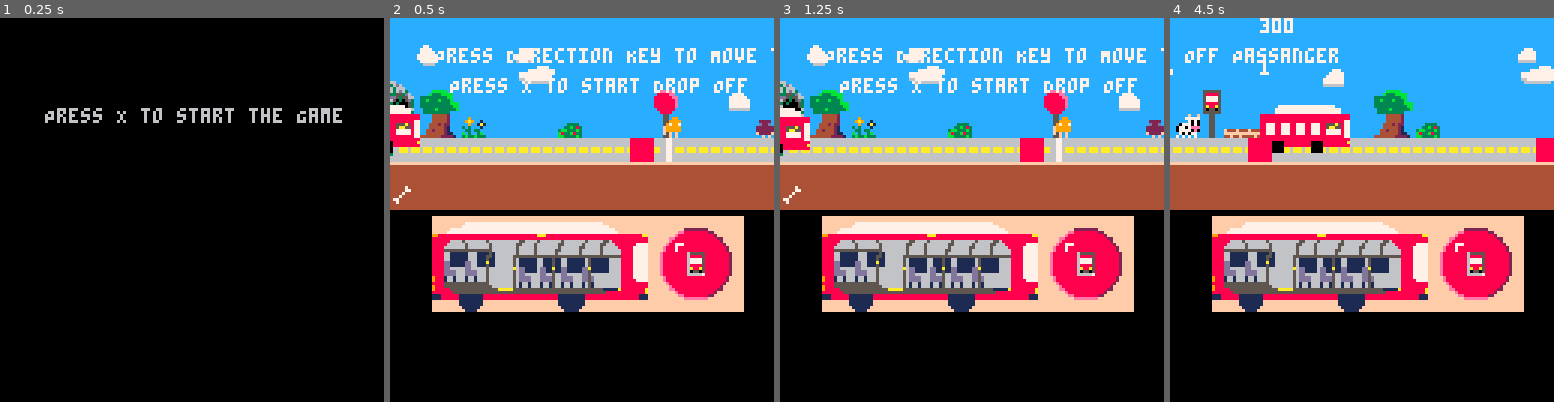
Above: before the commit, frames 1-4 (left to right).
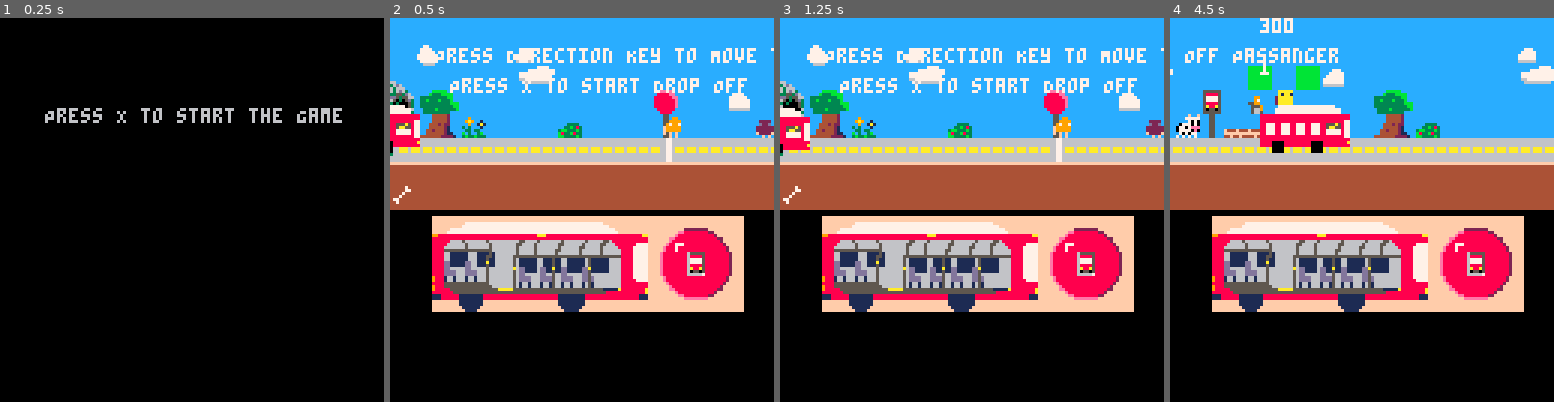
Above: after the commit, the same moments.

Repository: kellyyuweihu/CDM198_Project2
Game: PICO-8 cartridge choo choo.p8
Two runs of this game, one before a commit and one after it. Both use one fixed random seed, a clock stepped at 60 frames per second and the inputs below.
Inputs:
- Up to frame 1 (0.25 s): no input
- Up to frame 2 (0.5 s): tap X (X key) at 0.33 s
- Up to frame 3 (1.25 s): tap X (X key) at 1.07 s
- Up to frame 4 (4.5 s): hold Right 1.6-2.1 s; tap X (X key) at 1.85, 2.97, 4.08 s; hold Up 2.15-2.42 s; hold Right 2.47-3.03 s; hold Left 3.08-3.58 s; hold Right from 4.02 s (still down)

Frame 1 is identical in both runs. In frame 2, 0.4% of the frame differs, in the area x 62-69%, y 31-38%; in frame 3, 0.4%; in frame 4, 1.7%, in the area x 20-100%, y 12-38%.

Commit message:
character pick up/drop off placements
each character is placed on the map above the stop where they will be picked up and dropped off. a red square next to a character represents where a character will be dropped off and a green square is where a character will be picked up. I will upload a final map without the squares and characters

Diff:
--- a/choo choo.p8
+++ b/choo choo.p8
@@ -512,46 +512,46 @@
 0000000088888888ccccccccccccccccccccccccccc999999aaaaaacccc222222eeeeeecccc111111222222c0000000000000000000000000000000000000000
 6d00000088888888cc1111cccc2222cccc9999cccc999999aaaaaaaacc222222eeeeeeeecc111111222222220000000000000000000000000000000000000000
 d100000088888888111111112222222299999999c99999999aaaaaaac22222222eeeeeeec1111111122222220000000000000000000000000000000000000000
-0000000000000000ccccccc222222ccc66666666c99999999aaaaaaa222222222eeeeeeec1111111122222220000000000000000000000000000000000000000
-0000000000000000cccccc22222552cc611611169999999999aaaaaa2222222222eeeeee11111111112222220000000000000000000000000000000000000000
-0000000000000000cccccc222555555c6116111699999999999aaaaa22222222222eeeee11111111111222220000000000000000000000000000000000000000
-0000000000000000cccccc225555555561161116c99999999999aaaac22222222222eeeec1111111111122220000000000000000000000000000000000000000
-0000000000000000cccccc225555555566666666c99999999999aaaac22222222222eeeec1111111111122220000000000000000000000000000000000000000
-0000000000000000ccccccc22666666261161116999999999999aaaa222222222222eeee11111111111122220000000000000000000000000000000000000000
-0000000000000000ccccccc2264461626116111699999999999aaacc22222222222eeecc11111111111222cc0000000000000000000000000000000000000000
-0000000000000000ccccccc22644666266666666c999999999aaccccc222222222eeccccc11111111122cccc0000000000000000000000000000000000000000
+00000000bbbbbbbbccccccc222222ccc66666666c99999999aaaaaaa222222222eeeeeeec1111111122222220000000000000000000000000000000000000000
+00000000bbbbbbbbcccccc22222552cc611611169999999999aaaaaa2222222222eeeeee11111111112222220000000000000000000000000000000000000000
+00000000bbbbbbbbcccccc222555555c6116111699999999999aaaaa22222222222eeeee11111111111222220000000000000000000000000000000000000000
+00000000bbbbbbbbcccccc225555555561161116c99999999999aaaac22222222222eeeec1111111111122220000000000000000000000000000000000000000
+00000000bbbbbbbbcccccc225555555566666666c99999999999aaaac22222222222eeeec1111111111122220000000000000000000000000000000000000000
+00000000bbbbbbbbccccccc22666666261161116999999999999aaaa222222222222eeee11111111111122220000000000000000000000000000000000000000
+00000000bbbbbbbbccccccc2264461626116111699999999999aaacc22222222222eeecc11111111111222cc0000000000000000000000000000000000000000
+00000000bbbbbbbbccccccc22644666266666666c999999999aaccccc222222222eeccccc11111111122cccc0000000000000000000000000000000000000000
 __map__
 0202020202020202020202020202020202020202020202020202028c8d020282830284959602020202020202020202020202020202020202020202020202020202020202020202020202020202020202020202020202020202020202020202020202020202020202020202020202020202020202020202020202020202020282
-02028e0202e1e1e1e1e1e1e102028a0202e1e1e1e1e1e1e1029e029c9d02919293949581a602028a0202e1e1e1e1e1e1e1020202028c8de1e1e1e1e1e102020202e1e1e1e1e1e1e1020202020202020202020202020202020202028c8d02020202020202028a0202020202020202020202020202028c8d02e1e1e1e1e1029192
-af0202029f02e1e1e1e1e1e1e1029a9b0202e1e1e1e1e1e1020202020202a1a2b3b3a58181b4029a9b0202e1e1e1e1e1e1020202029c9d02e1e1e1e1e18a0202020202e1e1e1e1e102028c8d0202020202020202020202028a02029c9d02020202020202029a9b02020202020202020202020202029c9d020202e1e1e10292a2
-ae020202020202020202020202020202020f02020202020202a8a90202a1a2b3b3b3b5b68181b40202020202290202020202a8a9020202a8a9a8a902029a9b0fa8a902020202020202029c9d02020202020202a8a90202029a9b02020202a8a90202020202020202020202020202020f0202020202020202a8a9020202a1aaab
+02028e02020202020202020202028a020202020202020202029e029c9d02919293949581a602028a020202020202020202020202028c8d0202020202020202020202020202020202020202020202020202020202020202020202028c8d02020202020202028a0202020202020202020202020202028c8d020202020202029192
+af0202029f0202020202020202029a9b020202f102f10202020202020202a1a2b3b3a58181b4029a9b0202020202020202020202029c9d0202020202028a0202020202e10202020202028c8d0202020202020202020202028a02029c9d02020202020202029a9b02020202020202020202020202029c9d0202020202020292a2
+ae020202020202020202020202020202020f02060208020202a8a90202a1a2b3b3b3b5b68181b40202020202290202020202a8a9020202a8a9a8a902029a9b0fa8a902060202020202029c9d02020202020202a8a90202029a9b02020202a8a90202020202020202020202020202020f0202020202020202a8a9020202a1aaab
 bf2a0202020202020202020202020212021f1c1c1c1c1c1c2bb8b902b0b1b3b3b3b3b3a5818181b7020202021f3a02020202b8b902022ab8b9b8b9020202021fb8b91c1c1c1c1c2b0202020202020202020212b8b9020202020202020202b8b92a02020202020202020202120202021f1c1c2b2a02020202b8b90212b0b3babb
-be101010101010101010101010101010101010101010101010101010101010101010e1101010101010101010101010101010101010101010101010101010101010101010101010101010101010101010101010101010101010101010e1101010101010101010101010101010101010101010101010101010101010101010bcbd
+be1010101010101010101010101010101010101010101010101010101010101010101010101010101010101010101010101010101010101010101010101010101010101010101010101010101010101010101010101010101010101010101010101010101010101010101010101010101010101010101010101010101010bcbd
 1111111111111111111111111111111111111111111111111111111111111111111111111111111111111111111111111111111111111111111111111111111111111111111111111111111111111111111111111111111111111111111111111111111111111111111111111111111111111111111111111111111111111111
 0101010101010101010101010101010101010101010101010101010101010101010101013901010101010101010101010101010101010101010101010101010101010101010101010101010101010101010101010101010101013901010101010101010101010101010101010101010101010101010101010101010101010101
 0202020202020202020202020202020202020202020202020202020202020202020202020202020202020202020202020202020202020202020202020202020202020202020202020202020202020202020202020202020202020202020202020202020202020202020202020202020202020202020202020202020202020202
 029e0202028a0202020202020202020288890202020202029e020202020202028a0202020202020202020202020202028a020202020202020202888902020202020202028283028502028c8d020202020202020202020202028f02020202020202020202028c8d02020202020202020202020202020202888902020202028283
-af020202029a9b020202020202020202989902020202020202020202020202029a9b0202020202028f020202020202029a9b02020202028a0202989902020202020202919293949596029c9d029e02a8a902020202020202020202020202020202020202029c9d0202020202020202029e020202020202989902020202029293
-aea8a902020202020202020e02029f0202020202020287023a028702870202020202020f020202020202a8a90202020202020e02020202020202020202020f020202a0a1a2b3b3a5a6a70202020287b8b9020f020202a8a902a8a90202a8a9020ea8a9a8a90202a8a9a8a9a8a90f02020202a8a90202020202020e0202a1aaab
+af020202029a9b020202020202020202989902020202020202020202020202029a9b020202f102f18f020202020202029a9b02020202028a0202989902020202020202919293949596029c9d029e02a8a9020202e1020202020202020202020202020202029c9d0202020202020202f19e020202020202989902020202029293
+aea8a902020202020202020e02029f0202020202020287023a028702870202020202020f020a07020202a8a90202020202020e02020202020202020202020f020202a0a1a2b3b3a5a6a70202020287b8b9020f020a02a8a902a8a90202a8a9020ea8a9a8a90202a8a9a8a9a8a90f02050202a8a90202020202020e0202a1aaab
 bfb8b93a020202120202021f020202020212020c86a3a3a3a3a3a3a3a3972a028b02871f1c1c1c2b0202b8b91202020202021f020202020202020202022a1f1c2b02b0b1b3b3b3b5b6b7020286a3a3a3a3971f1c2b02b8b93ab2b9028bb8b9021fb2b9b8b90202b8b9b2b9b8b91f1c1c1c2bb8b902023a0202021f02b0b3babb
-be101010101010101010e11410101010101010101010101010101010101010101010101010e11010101010101010101010e114101010101010101010101010101010101010e110101010101010101010101010101010101010101010101010e1141010101010101010e1101010101010101010101010101010e114101010bcbd
+be1010101010101010101014101010101010101010101010101010101010101010101010101010101010101010101010101014101010101010101010101010101010101010101010101010101010101010101010101010101010101010101010141010101010101010101010101010101010101010101010101014101010bcbd
 1111111111111111111111111111111111111111111111111111111111111111111111111111111111111111111111111111111111111111111111111111111111111111111111111111111111111111111111111111111111111111111111111111111111111111111111111111111111111111111111111111111111111111
 3901010101010101010101010101010101010101010101010101010101010101010101010101010101010101010101010101010101010101010139010101010101010101010101010101010101010101010101010101010101010101010101010101010101010101010101010101010101010101010101010101010101013901
 020202020202020202020202020202020202020202020202020202020202020202020202020202020202020202020202020202020202020202020202020202e4e402020202020202020202020288890202020202020202e2e2020202020202020202020202e5f4d5d5d602020202020202020202020202020202028283028502
 0202020202020202028a02020202020202020202020202020202888902020202028f020202020202028a020202020202020202020202028c8d0202028e02c5d5d5c6020202f40202020202020298990202e302020202c9d9d9ea02020202028a0202020202f5d5d5f4e602020202020288890202020202020202919293949596
-af029f0202020202029a9b0202020202020202020202020202029899020202020202020202020202029a9b0202020202020202020202029c9d0202020202e5d5f4d60202020202f40202020202020202c7d7c8020202e9f4d9da02029e02029a9b02020202e5f4d5d5f6020202020202989902c7c7c802020202a1a2b3b3a5f3
-ae0202020f02020202020202a8a90202021e02020202020202a8a9020202020e020202020202020f02020202020202020202021e02020202020202a8a902e5d5d5e6022902020202020f020202020ef2f4d7d8020202f9d9f4ea020f02020202020e02a8a9e5d5d5f4c6a8a902020f02020202e7d7f4e802a0a1a2b3b3b3a4ab
+af029f020202f102029a9b0202020202020202020202020202029899020202020202020202020202029a9b0202020202020202020202029c9d0202020202e5d5f4d60202020202f4020202e102020202c7d7c8020202e9f4d9da02029ee1029a9b02020202e5f4d5d5f6020202020202989902c7c7c802020202a1a2b3b3a5f3
+ae0202020f02090202020202a8a90202021e02020202020202a8a9020202020e020202020202020f02020202020202020202021e02020202020202a8a902e5d5d5e6022902020202020f020802020ef2f4d7d8020202f9d9f4ea020f02050202020e02a8a9e5d5d5f4c6a8a902020ff10b09e1e7d7f4e802a0a1a2b3b3b3a4ab
 bf0202021f1c1c1c2b3a0202b2b90202021f0202022a3a2a2ab8b92a3a02021f020212020202021f1c1c1c1c2b0202020202021f02020212020202b2b92af5d4d5f6021f0202d402021f1c1c2b021f02f7d4e8120202e9d4d9fa2a1f1c1c1c2b021f12b2b9f5d5d4d5d6b8b902021f1c1c2b2af7d4d7f83ab0b1b3b3b3b3babb
-be1010101010e11010101010101010e11410101010101010101010101010e1141010101010101010101010101010101010e11410101010101010101010101010101010101010101010e1101010e1141010101010101010101010101010101010e11410101010101010101010101010e11010101010101010101010100310bcbd
+be1010101010101010101010101010101410101010101010101010101010101410101010101010101010101010101010101014101010101010101010101010101010101010101010101010101010141010101010101010101010101010101010101410101010101010101010101010101010101010101010101010101010bcbd
 1111111111111111111111111111111111111111111111111111111111111111111111111111111111111111111111111111111111111111111111111111111111111111111111111111111111111111111111111111111111111111111111111111111111111111111111111111111111111111111111111111111111111111
 0101010101010101010101010101010101010101010101010101013901010101010101010101010101010101010101010101010101010101010101010101010101010139010101010101010101010101010101010101010101010101010101010101010101010101010139010101010101010101010101010101010101010101
-0202020202020202020202020202020202020202020202020202020202020202020202020202020202020202020202020202020202020202020202020202020202020202020202020202020202020202020202020202020202020202020202020000000000000000000000000000000000000000000000000000000000000000
-02028c8d02020202020202020202028a0202020202020202020282839f850202020202028c8d0202020202029f02020202020202020202028a0202020202e202020202029e020202020202020202020202020202020202020202028a0202028200000000000000c0c1c1c1c40000000000000000000000000000000000000000
-af029c9d02020202020202020202029a9b020202020202029f91929394959602020202029c9d02020202020202028f0202020202020202029a9b020202c9d9ca0202020202020202a8a902020202020202020202020202020202029a9b8283a1000000000000c3c2c2c2c2c2d300000000000000000000000000000000000000
-ae02020202020202020202040202020202020f0202020202a0a1a2b3b3a5a6a7020202020202020202021e02020202020202020f020202020202020202e9d9f4ea020e022a028702b8b9870287020202020f0202020202020204020202a1aaab000000000000c3c2c2c2c2c2d300000000000000000000000000000000000000
-bf3a0202020202020202121f0202020202021f1c1c1c2b02b0b1b3b3b3b5b6b7020202020202020202021f02120202020202021f1c1c1c1c2b02020212f9d4d9fa021f86a3a3a3a3a3a3a3a3a3972a02021f1c1c1c2b0212021f0202b0b3babb00000000000000d0d2d2d2d100000000000000404142434445464748494a4b4c
-be101010101010101010e114381010101010101010101010101010101010101010e1031010101010e1141010101010101010101010101010101010101010101010e114101010101010101010101010101010101010101010e11038101010bcbd000000000000e0000000000000000000000000505152535455565758595a5b5c
-11111111111111111111111111111111111111111111111111111111111111111111111111111111111111111111111111111111111111111111111111111111111111111111111111111111111111111111111111111111111111111111111100000000000000000000000000000000000000606162636465666768696a6b6c
+02020202020202020202020202020202020202020202020202020202020202020202020202020202020202020202020202020202020202020202020202020202020202020202020202020202020202020202020202020202020202020202020200000000000000c0c1c1c1c1c1c1c40000000000000000000000000000000000
+02028c8d02020202020202020202028a0202020202020202020282839f850202020202028c8d0202020202029f02020202020202020202028a0202020202e202020202029e020202020202020202020202020202020202020202028a02020282000000000000c3c2c2c2c2c2c2c2c2d300000000000000000000000000000000
+af029c9d02020202020202020202029a9b020202020202029f91929394959602020202029c9d02020202020202028f020202020202e102029a9b020202c9d9ca0202020202020202a8a9020202020202020202e1020202020202029a9b8283a1000000000000c3c2c2c2c2c2c2c2c2d300000000000000000000000000000000
+ae02020202020202020202040202020202020f0202020202a0a1a2b3b3a5a6a7020202020202020202021e02020202020202020f020b02020202020202e9d9f4ea020e022a028702b8b9870287020202020f0207020202020204020202a1aaab000000000000c3c2c2c2c2c2c2c2c2d300000000000000000000000000000000
+bf3a0202020202020202121f0202020202021f1c1c1c2b02b0b1b3b3b3b5b6b7020202020202020202021f02120202020202021f1c1c1c1c2b02020212f9d4d9fa021f86a3a3a3a3a3a3a3a3a3972a02021f1c1c1c2b0212021f0202b0b3babb000000000000c3c2c2c2c2c2c2c2c2d3000000404142434445464748494a4b4c
+be101010101010101010101438101010101010101010101010101010101010100310101010101010101410101010101010101010101010101010101010101010101014101010101010101010101010101010101010101010101038101010bcbd00000000000000d0d2d2d2d2d2d2d100000000505152535455565758595a5b5c
+111111111111111111111111111111111111111111111111111111111111111111111111111111111111111111111111111111111111111111111111111111111111111111111111111111111111111111111111111111111111111111111111000000000000e0000000000000000000000000606162636465666768696a6b6c
 01010101010101010101010101390101010101010101010101010101010101010101010101010101010101010101390101010101010101010101010101010101010101010101010101010101010101010101010101010101390101010101010100000000000000000000000000000000000000707172737475767778797a7b7c
 
 
